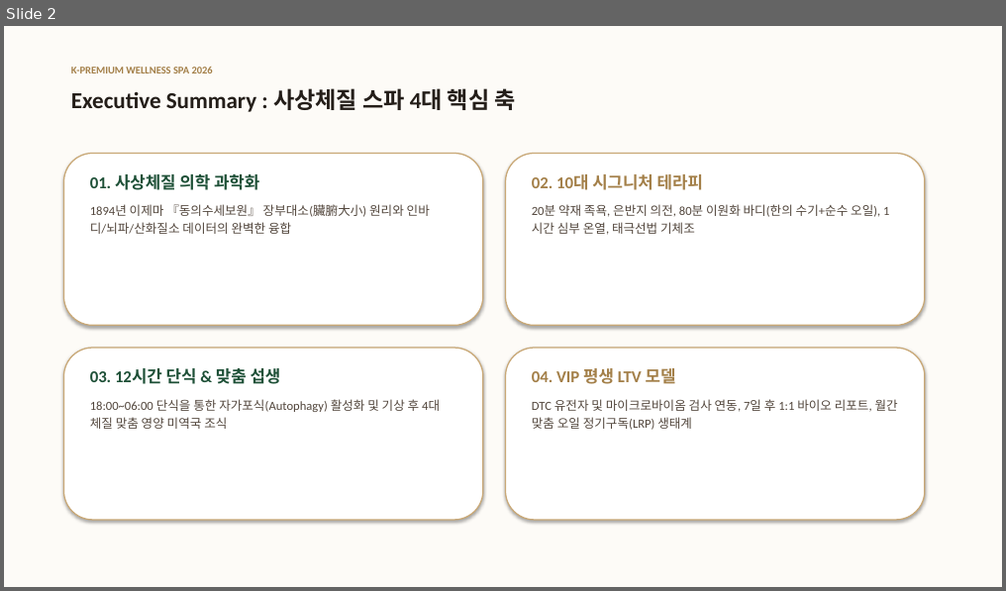
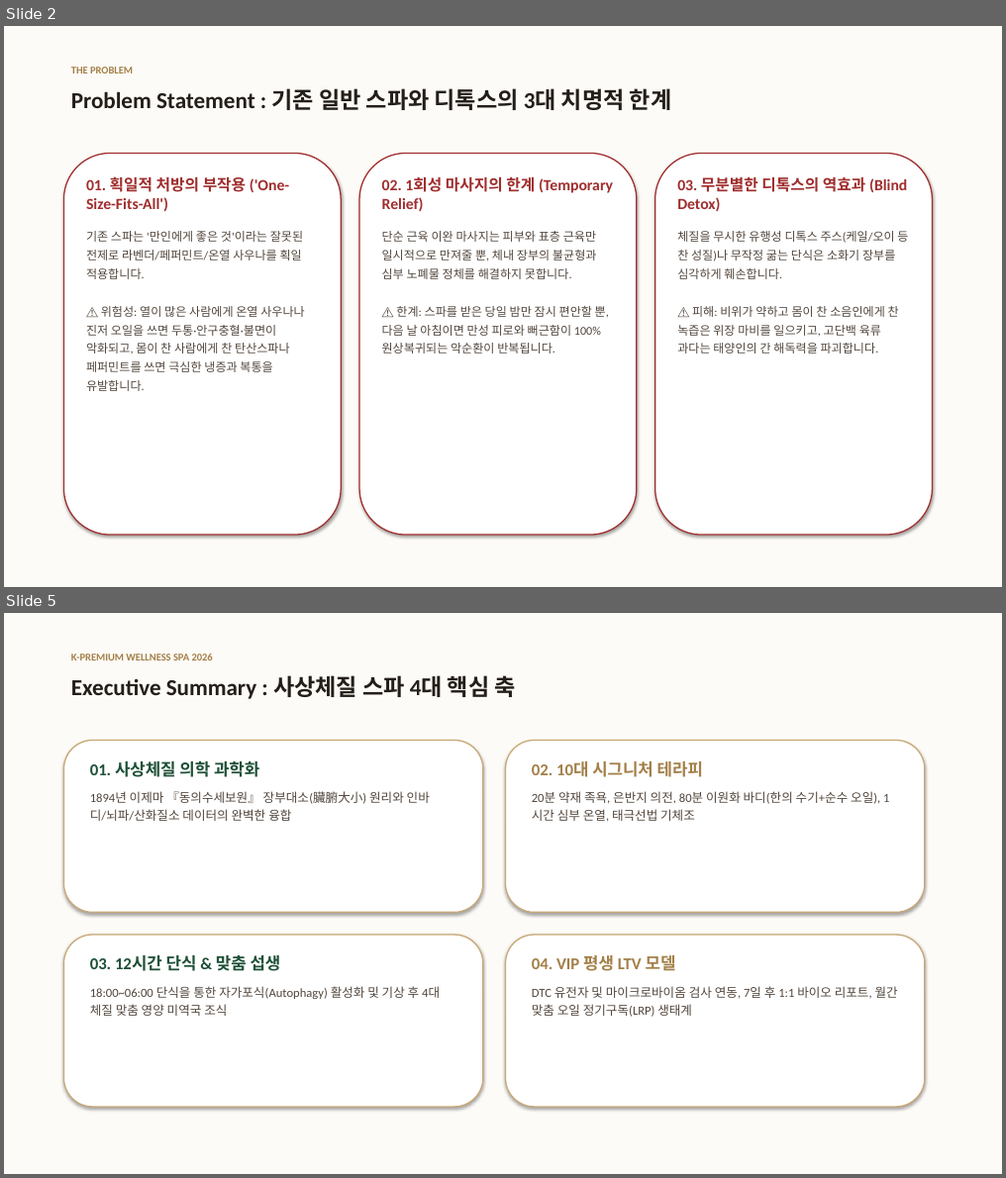
Before and after one commit to ryujean77/ryujean-slides, a slide deck: sasang-spa/사상체질_프리미엄_스파_프로젝트_제안서_발표자료.pptx. Shown one above the other, each under a label of ours: slide 2 before the commit, slides 2 and 5 after it; the slides between them are not shown. The pictures are 1006x591 and 1006x1178 pixels, drawn with LibreOffice and Linux fonts; fonts in the diff are those of the drawing. Boxes give left, top, right and bottom in pixels: in the first picture for what was removed or moved away, otherwise in the second. Text is boxed around its words. In the diff, an @@ line names an element or a change of style, - is before the commit and + after.

Commit message:
feat: 문제 정의(Pain Points) & 근본 해결 솔루션(Solutions) 슬라이드 대대적 보강 (16장 풀버전)

```diff
--- a/sasang-spa/사상체질_프리미엄_스파_프로젝트_제안서_발표자료.pptx
+++ b/sasang-spa/사상체질_프리미엄_스파_프로젝트_제안서_발표자료.pptx
@@ slide 2 added at <box>4,26,1002,587</box>, background #FFFFFF @@
@@ rectangle added at <box>4,26,1002,587</box>, fill #FDFBF7 @@
@@ text added at <box>71,67,133,74</box>, 10 pt, text #A37F48, bold @@
+THE PROBLEM
@@ text added at <box>71,88,671,110</box>, 22 pt, text #241E19, bold @@
+Problem Statement : 기존 일반 스파와 디톡스의 3대 치명적 한계
@@ rounded rectangle added at <box>63,154,341,535</box>, fill #FFFFFF, outline #A02D2D 1.2 pt @@
@@ rounded rectangle added at <box>359,154,637,535</box>, fill #FFFFFF, outline #A02D2D 1.2 pt @@
@@ rounded rectangle added at <box>655,154,933,535</box>, fill #FFFFFF, outline #A02D2D 1.2 pt @@
@@ text added at <box>86,176,304,391</box>, 11.5 pt, text #52463C @@
+01. 획일적 처방의 부작용 ('One-Size-Fits-All')
+기존 스파는 '만인에게 좋은 것'이라는 잘못된 전제로 라벤더/페퍼민트/온열 사우나를 획일 적용합니다.
+⚠️ 위험성: 열이 많은 사람에게 온열 사우나나 진저 오일을 쓰면 두통·안구충혈·불면이 악화되고, 몸이 찬 사람에게 찬 탄산스파나 페퍼민트를 쓰면 극심한 냉증과 복통을 유발합니다.
@@ text added at <box>382,176,613,354</box>, 11.5 pt, text #52463C @@
+02. 1회성 마사지의 한계 (Temporary Relief)
+단순 근육 이완 마사지는 피부와 표층 근육만 일시적으로 만져줄 뿐, 체내 장부의 불균형과 심부 노폐물 정체를 해결하지 못합니다.
+⚠️ 한계: 스파를 받은 당일 밤만 잠시 편안할 뿐, 다음 날 아침이면 만성 피로와 뻐근함이 100% 원상복귀되는 악순환이 반복됩니다.
@@ text added at <box>677,176,908,354</box>, 11.5 pt, text #52463C @@
+03. 무분별한 디톡스의 역효과 (Blind Detox)
+체질을 무시한 유행성 디톡스 주스(케일/오이 등 찬 성질)나 무작정 굶는 단식은 소화기 장부를 심각하게 훼손합니다.
+⚠️ 피해: 비위가 약하고 몸이 찬 소음인에게 찬 녹즙은 위장 마비를 일으키고, 고단백 육류 과다는 태양인의 간 해독력을 파괴합니다.
@@ what was slide 2 is now slide 5 @@
```
Also in this commit, not shown: 1 slide changed, 3 other slides added, 1 slide removed, 1 other file.
